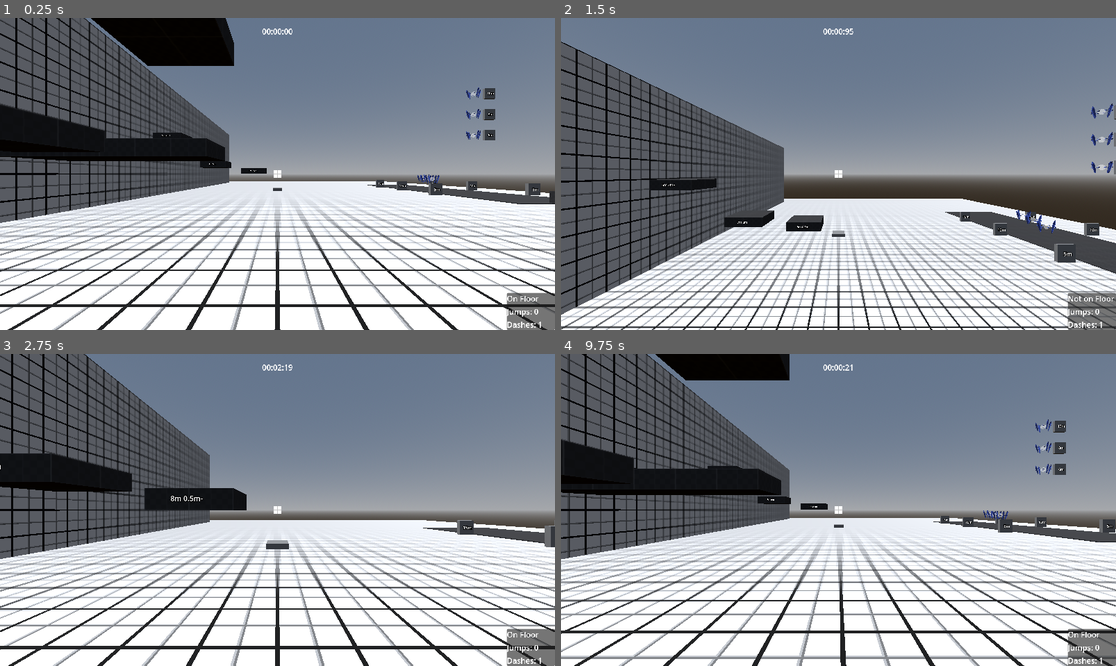
Above: before the commit, frames 1-4 (two rows, left to right).
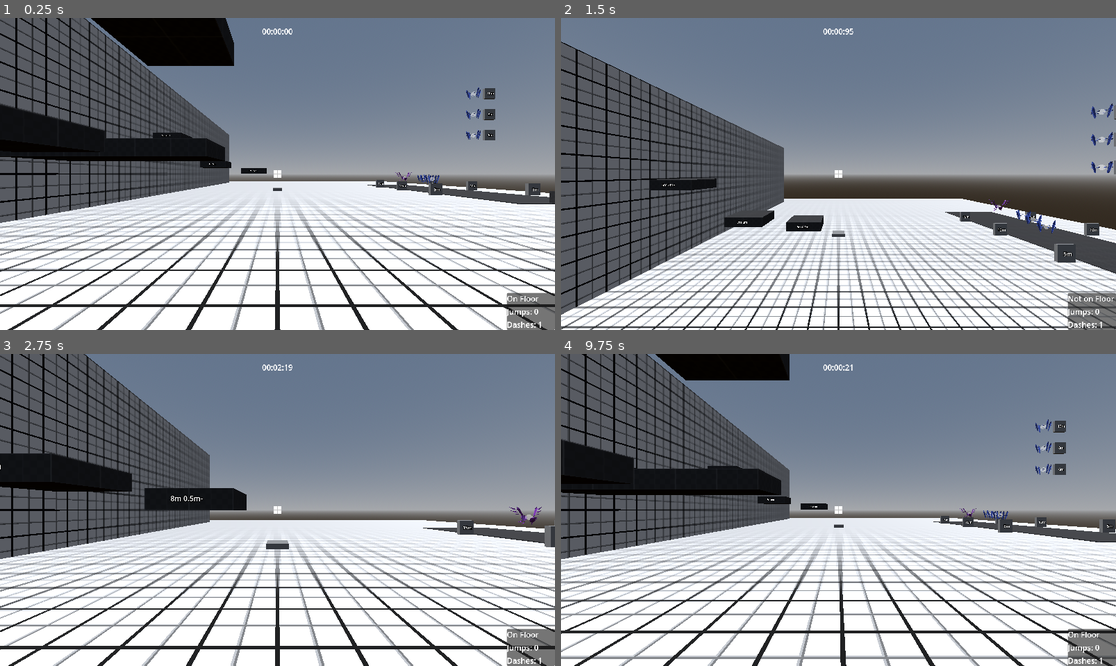
Above: after the commit, the same moments.

Repository: lucasrumney94/GodotGoneWild
Game: Godot game, scene res://Objects/Environment/metric_playground.tscn
Two runs of this game, one before a commit and one after it. Both use one fixed random seed, a clock stepped at 60 frames per second and the inputs below. This scene is started directly instead of the project's main scene. The engine's default icon, where the game draws it, is replaced by a stand-in: a white triangle on a blue panel in a dark square.
Inputs (mouse positions are in pixels of both pictures, inside the frame that each line leads up to):
- Up to frame 1 (0.25 s): no input
- Up to frame 2 (1.5 s): move the mouse to (866, 174) at 0.52 s; hold W (move_forward) from 0.53 s (still down); click (866, 174) at 0.6 s; tap Space (jump) at 0.77 s; move the mouse to (810, 174) at 1.27 s; right-click (810, 174) at 1.35 s
- Up to frame 3 (2.75 s): keep holding W (move_forward); tap Space (jump) at 1.52 s; move the mouse to (288, 503) at 2.02 s; click (288, 503) at 2.1 s
- Up to frame 4 (9.75 s): move the mouse to (832, 516) at 2.77 s; right-click (832, 516) at 2.85 s; tap Space (jump) at 3.02, 3.77, 4.52, 6.02, 6.77, 7.52, 9.02 s; move the mouse to (877, 513) at 3.52 s; click (877, 513) at 3.6 s; move the mouse to (794, 506) at 4.27 s; right-click (794, 506) at 4.35 s; move the mouse to (844, 510) at 5.02 s; click (844, 510) at 5.1 s; move the mouse to (816, 503) at 5.77 s; release W (move_forward) at 5.78 s; hold D (move_right) 5.78-6.53 s; right-click (816, 503) at 5.85 s; move the mouse to (866, 510) at 6.52 s; hold W (move_forward) 6.53-8.78 s; click (866, 510) at 6.6 s; move the mouse to (810, 510) at 7.27 s; right-click (810, 510) at 7.35 s; move the mouse to (849, 503) at 8.02 s; click (849, 503) at 8.1 s; tap Enter at 8.75 s; move the mouse to (832, 516) at 8.77 s; hold A (move_left) 8.78-9.53 s; right-click (832, 516) at 8.85 s; tap R (restart) at 9.5 s; move the mouse to (877, 513) at 9.52 s; hold W (move_forward) from 9.53 s (still down); click (877, 513) at 9.6 s

The runs differ from the first frame. In frame 1, less than 0.1% of the frame differs, in the area x 37-75%, y 46-53%; in frame 2, less than 0.1%; in frame 3, less than 0.1%, in the area x 0-98%, y 35-55%; in frame 4, less than 0.1%.

Commit message:
Update metric playground
Added mobile enemy and made other adjustments to the targeting range

Diff:
--- a/godot-wild-tower/Objects/Environment/metric_playground.tscn
+++ b/godot-wild-tower/Objects/Environment/metric_playground.tscn
@@ -1,11 +1,12 @@
-[gd_scene load_steps=14 format=3 uid="uid://c6l5ryse4oype"]
+[gd_scene load_steps=15 format=3 uid="uid://c6l5ryse4oype"]
 
 [ext_resource type="Script" path="res://Main/main_game.gd" id="1_2rjk1"]
 [ext_resource type="Material" uid="uid://5dqiqxr4arwd" path="res://Materials/grid_material.tres" id="1_e4dbs"]
 [ext_resource type="Material" uid="uid://3byi41uuwvq8" path="res://Materials/LD_grid.tres" id="2_btsx0"]
 [ext_resource type="PackedScene" uid="uid://do1pmtbmc423e" path="res://UI/pause_menu.tscn" id="2_htue1"]
-[ext_resource type="PackedScene" uid="uid://5x1047hex40t" path="res://Objects/Enemies/BasicEnemy.tscn" id="3_glqun"]
+[ext_resource type="PackedScene" uid="uid://b2oiak8dl30w2" path="res://Objects/Enemies/BasicEnemy.tscn" id="3_glqun"]
 [ext_resource type="PackedScene" uid="uid://vssvdtmx3jx7" path="res://Objects/Player/player.tscn" id="4_31eio"]
+[ext_resource type="PackedScene" uid="uid://c08aetbdbnjbc" path="res://Objects/Enemies/MobileEnemy.tscn" id="6_p4fx6"]
 
 [sub_resource type="ProceduralSkyMaterial" id="ProceduralSkyMaterial_b6p51"]
 
@@ -66,6 +67,13 @@
 [node name="10m H Enemy" parent="Targeting Range" instance=ExtResource("3_glqun")]
 transform = Transform3D(1, 0, 0, 0, 1, 0, 0, 0, 1, 2, 8.25, 2)
 
+[node name="MobileEnemy" parent="Targeting Range" instance=ExtResource("6_p4fx6")]
+transform = Transform3D(1, 0, 0, 0, 1, 0, 0, 0, 1, 2, 0, -9)
+period = 5.0
+distance = 10.0
+direction = Vector3(0, 0, 10)
+turnSpeed = 0.2
+
 [node name="5m Marker L" type="MeshInstance3D" parent="Targeting Range"]
 transform = Transform3D(1, 0, 0, 0, 1, 0, 0, 0, 1, -4, 0.75, 5)
 mesh = SubResource("BoxMesh_73qf6")
@@ -156,13 +164,13 @@
 pixel_size = 0.01
 text = "10m"
 
-[node name="CSGBox3D" type="CSGBox3D" parent="Targeting Range"]
+[node name="Player Box" type="CSGBox3D" parent="Targeting Range"]
 transform = Transform3D(1, 0, 0, 0, 1, 0, 0, 0, 1, 0, 0, 10.75)
 use_collision = true
 size = Vector3(2, 2, 2)
 material = ExtResource("2_btsx0")
 
-[node name="CSGBox3D" type="CSGBox3D" parent="Targeting Range/CSGBox3D"]
+[node name="CSGBox3D" type="CSGBox3D" parent="Targeting Range/Player Box"]
 transform = Transform3D(1, 0, 0, 0, 1, 0, 0, 0, 1, 0, 0, 0.25)
 operation = 2
 use_collision = true
@@ -242,5 +250,15 @@
 transform = Transform3D(1, 0, 0, 0, 1, 0, 0, 0, 1, -0.008, 0.01, 1.1)
 text = "8m 0.5m-"
 
+[node name="20m Platform" type="CSGBox3D" parent="Jump Distance"]
+transform = Transform3D(1, 0, 0, 0, 1, 0, 0, 0, 1, 5, 2.75, 5)
+use_collision = true
+size = Vector3(2, 0.5, 2)
+material = ExtResource("2_btsx0")
+
+[node name="Label3D" type="Label3D" parent="Jump Distance/20m Platform"]
+transform = Transform3D(1, 0, 0, 0, 1, 0, 0, 0, 1, -0.00780201, 0.0102992, 1.09999)
+text = "7m 0m"
+
 [node name="MeshInstance3D" type="MeshInstance3D" parent="."]
 mesh = SubResource("BoxMesh_xxebt")
